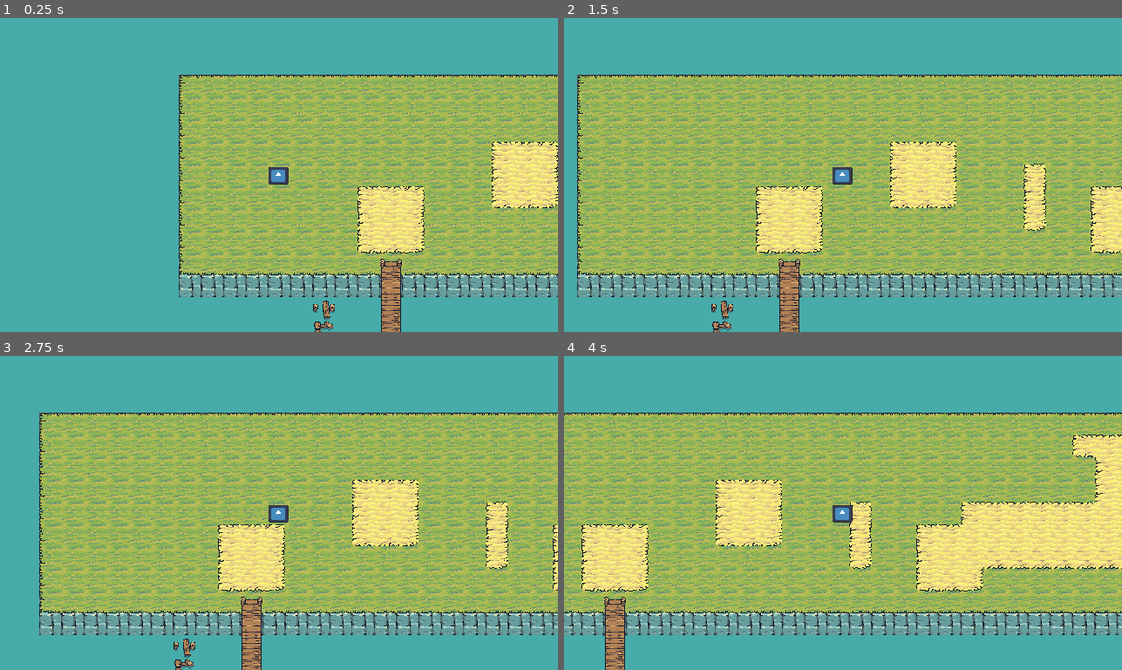
Above: before the commit, frames 1-4 (two rows, left to right).
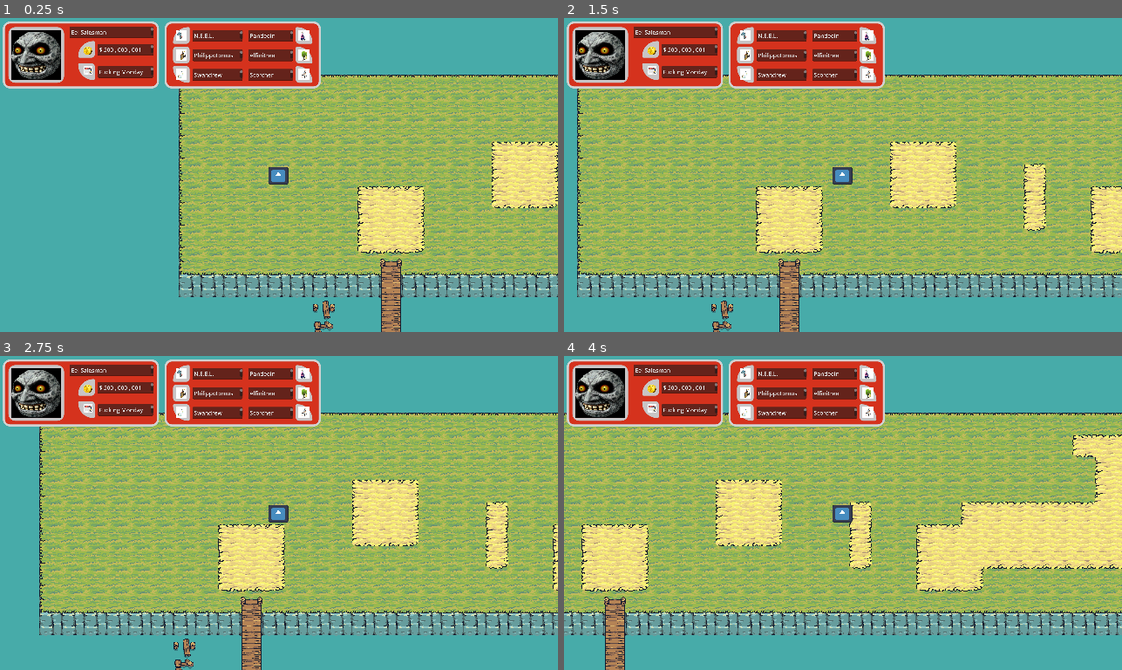
Above: after the commit, the same moments.

Repository: NeilH99/PileOfBones
Game: Godot game, scene res://Scenes/Overworld/tileWorld.tscn
The game is run twice, just before and just after one commit, with the same random seed, the same clock (stepped at 60 frames per second) and the same inputs. The engine's default icon, where the game draws it, is replaced by a stand-in: a white triangle on a blue panel in a dark square.
Inputs:
- Up to frame 1 (0.25 s): no input
- Up to frame 2 (1.5 s): tap Enter (ui_accept) at 0.5, 0.77 s; hold Right (ui_right) from 0.53 s (still down)
- Up to frame 3 (2.75 s): tap Enter (ui_accept) at 1.52 s; release Right (ui_right) at 2.03 s; hold Left (ui_left) from 2.03 s (still down)
- Up to frame 4 (4 s): release Left (ui_left) at 2.78 s; hold Right (ui_right) from 2.78 s (still down); tap Enter (ui_accept) at 3.02, 3.77 s

The runs differ from the first frame. In frame 1, 12% of the frame differs, in the area x 0-58%, y 1-23%; in frame 2, 12%; in frame 3, 12%; in frame 4, 12%.

Commit message:
Added UI + Pokemon  resource files

Diff:
--- /dev/null
+++ b/Assets/Pokemon/alfinitree.tres
@@ -0,0 +1,20 @@
+[gd_resource type="Resource" script_class="Pokemon" load_steps=2 format=3 uid="uid://df3bkr3g8xwxn"]
+
+[ext_resource type="Script" path="res://Pokemon.gd" id="1_w0jsw"]
+
+[resource]
+script = ExtResource("1_w0jsw")
+name = "Alfinitree"
+typeOne = "Psychic"
+typeTwo = "Grass"
+gender = ""
+ability = ""
+nature = ""
+item = ""
+moveset = Array[String](["", "", "", ""])
+hp = 140
+attackPhys = 45
+attackSpec = 65
+defencePhys = 45
+defenceSpec = 65
+speed = 1
--- /dev/null
+++ b/Assets/Pokemon/neel.tres
@@ -0,0 +1,20 @@
+[gd_resource type="Resource" script_class="Pokemon" load_steps=2 format=3 uid="uid://o1vdwdfl638p"]
+
+[ext_resource type="Script" path="res://Pokemon.gd" id="1_f1rwi"]
+
+[resource]
+script = ExtResource("1_f1rwi")
+name = "N.E.E.L."
+typeOne = "Water"
+typeTwo = "Electric"
+gender = ""
+ability = ""
+nature = ""
+item = ""
+moveset = Array[String](["", "", "", ""])
+hp = 70
+attackPhys = 70
+attackSpec = 70
+defencePhys = 70
+defenceSpec = 70
+speed = 70
--- /dev/null
+++ b/Assets/Pokemon/pandeoin.tres
@@ -0,0 +1,20 @@
+[gd_resource type="Resource" script_class="Pokemon" load_steps=2 format=3 uid="uid://bgo8nbboxcgh6"]
+
+[ext_resource type="Script" path="res://Pokemon.gd" id="1_rv83p"]
+
+[resource]
+script = ExtResource("1_rv83p")
+name = "Pandeoin"
+typeOne = "Rock"
+typeTwo = "Ground"
+gender = ""
+ability = ""
+nature = ""
+item = ""
+moveset = Array[String](["", "", "", ""])
+hp = 100
+attackPhys = 37
+attackSpec = 37
+defencePhys = 50
+defenceSpec = 50
+speed = 25
--- /dev/null
+++ b/Assets/Pokemon/philipottomus.tres
@@ -0,0 +1,20 @@
+[gd_resource type="Resource" script_class="Pokemon" load_steps=2 format=3 uid="uid://w3ck4nhyn0h2"]
+
+[ext_resource type="Script" path="res://Pokemon.gd" id="1_e2lvp"]
+
+[resource]
+script = ExtResource("1_e2lvp")
+name = "Philipottomus"
+typeOne = "Water"
+typeTwo = "Ground"
+gender = ""
+ability = ""
+nature = ""
+item = ""
+moveset = Array[String](["", "", "", ""])
+hp = 60
+attackPhys = 85
+attackSpec = 30
+defencePhys = 65
+defenceSpec = 60
+speed = 60
--- /dev/null
+++ b/Assets/Pokemon/quigbat.tres
@@ -0,0 +1,20 @@
+[gd_resource type="Resource" script_class="Pokemon" load_steps=2 format=3 uid="uid://dylnj1387ojww"]
+
+[ext_resource type="Script" path="res://Pokemon.gd" id="1_v37gb"]
+
+[resource]
+script = ExtResource("1_v37gb")
+name = "Quigbat"
+typeOne = "Flying"
+typeTwo = "Fire"
+gender = ""
+ability = ""
+nature = ""
+item = ""
+moveset = Array[String](["", "", "", ""])
+hp = 40
+attackPhys = 85
+attackSpec = 25
+defencePhys = 30
+defenceSpec = 30
+speed = 100
--- /dev/null
+++ b/Assets/Pokemon/raccoonolly.tres
@@ -0,0 +1,20 @@
+[gd_resource type="Resource" script_class="Pokemon" load_steps=2 format=3 uid="uid://tva1uep6hrqw"]
+
+[ext_resource type="Script" path="res://Pokemon.gd" id="1_lvyi3"]
+
+[resource]
+script = ExtResource("1_lvyi3")
+name = "Raccoonolly"
+typeOne = "Fire"
+typeTwo = "Normal"
+gender = ""
+ability = ""
+nature = ""
+item = ""
+moveset = Array[String](["", "", "", ""])
+hp = 65
+attackPhys = 50
+attackSpec = 70
+defencePhys = 40
+defenceSpec = 40
+speed = 40
--- /dev/null
+++ b/Assets/Pokemon/scorcher.tres
@@ -0,0 +1,20 @@
+[gd_resource type="Resource" script_class="Pokemon" load_steps=2 format=3 uid="uid://dr74ga65wdiwy"]
+
+[ext_resource type="Script" path="res://Pokemon.gd" id="1_57e55"]
+
+[resource]
+script = ExtResource("1_57e55")
+name = "Scorcher"
+typeOne = "Fire"
+typeTwo = "Rock"
+gender = ""
+ability = ""
+nature = ""
+item = ""
+moveset = Array[String](["", "", "", ""])
+hp = 70
+attackPhys = 70
+attackSpec = 55
+defencePhys = 40
+defenceSpec = 40
+speed = 10
--- /dev/null
+++ b/Assets/Pokemon/swandrew.tres
@@ -0,0 +1,20 @@
+[gd_resource type="Resource" script_class="Pokemon" load_steps=2 format=3 uid="uid://dwqaw5w8kkcp3"]
+
+[ext_resource type="Script" path="res://Pokemon.gd" id="1_i078m"]
+
+[resource]
+script = ExtResource("1_i078m")
+name = "Swandrew"
+typeOne = "Water"
+typeTwo = "Flying"
+gender = ""
+ability = ""
+nature = ""
+item = ""
+moveset = Array[String](["", "", "", ""])
+hp = 45
+attackPhys = 48
+attackSpec = 50
+defencePhys = 65
+defenceSpec = 64
+speed = 43
--- /dev/null
+++ b/Assets/Pokemon/vegiraffe.tres
@@ -0,0 +1,20 @@
+[gd_resource type="Resource" script_class="Pokemon" load_steps=2 format=3 uid="uid://b7vbrn141nhsu"]
+
+[ext_resource type="Script" path="res://Pokemon.gd" id="1_8b0tg"]
+
+[resource]
+script = ExtResource("1_8b0tg")
+name = "Vegiraffe"
+typeOne = "Grass"
+typeTwo = "Psychic"
+gender = ""
+ability = ""
+nature = ""
+item = ""
+moveset = Array[String](["", "", "", ""])
+hp = 70
+attackPhys = 65
+attackSpec = 65
+defencePhys = 70
+defenceSpec = 25
+speed = 30
--- /dev/null
+++ b/Pokemon.gd
@@ -0,0 +1,18 @@
+extends Resource
+
+class_name Pokemon
+
+@export var name: String
+@export var typeOne: String
+@export var typeTwo: String
+@export var gender: String
+@export var ability: String
+@export var nature: String
+@export var item: String
+@export var moveset: Array[String]
+@export var hp: int
+@export var attackPhys: int
+@export var attackSpec: int
+@export var defencePhys: int
+@export var defenceSpec: int
+@export var speed: int
--- a/Scenes/Overworld/tileWorld.tscn
+++ b/Scenes/Overworld/tileWorld.tscn
@@ -6,6 +6,15 @@
 [ext_resource type="Script" path="res://Player/character_body_2d.gd" id="3_tdpe3"]
 [ext_resource type="Texture2D" uid="uid://djxhrbhobfivp" path="res://Player/icon.svg" id="4_50xdt"]
 [ext_resource type="Texture2D" uid="uid://csx18aasi1dqi" path="res://Assets/Tiny Swords (Update 010)/Terrain/Bridge/Bridge_All.png" id="4_e8q6b"]
+[ext_resource type="Texture2D" uid="uid://bhc03ka3pttow" path="res://Assets/Drawables/Majoras moon.png" id="7_m155t"]
+[ext_resource type="Texture2D" uid="uid://cb60iekbcep6y" path="res://Assets/Drawables/coin.png" id="8_p6apk"]
+[ext_resource type="Texture2D" uid="uid://b8cx714dt1l6m" path="res://Assets/Drawables/time.png" id="9_h5rum"]
+[ext_resource type="Texture2D" uid="uid://d3vniebgosbte" path="res://Assets/Pokemon Images/No Background/neelNB.jpg" id="10_dnp15"]
+[ext_resource type="Texture2D" uid="uid://dgfssxipw6qbi" path="res://Assets/Pokemon Images/No Background/pandeoinNB.JPG" id="11_m1oc4"]
+[ext_resource type="Texture2D" uid="uid://dqn5br68ln3cf" path="res://Assets/Pokemon Images/No Background/alfinitreeNB.jpg" id="12_y84kx"]
+[ext_resource type="Texture2D" uid="uid://1eis57xvdvcs" path="res://Assets/Pokemon Images/No Background/scorcherNB.jpg" id="13_bs8y3"]
+[ext_resource type="Texture2D" uid="uid://cijd5ecqb3bgy" path="res://Assets/Pokemon Images/No Background/swandrewNB.jpg" id="14_etuys"]
+[ext_resource type="Texture2D" uid="uid://bpcep5v22u130" path="res://Assets/Pokemon Images/No Background/philipottomusNB.jpg" id="15_n5u10"]
 
 [sub_resource type="TileMapPattern" id="TileMapPattern_m7546"]
 tile_data = PackedInt32Array(0, 65536, 0, 65536, 65536, 1, 131072, 65536, 1, 196608, 65536, 1, 262144, 65536, 1, 327680 …(1157 unchanged characters)…
@@ -114,6 +123,53 @@
 [sub_resource type="RectangleShape2D" id="RectangleShape2D_5ilvm"]
 size = Vector2(69, 61)
 
+[sub_resource type="StyleBoxFlat" id="StyleBoxFlat_a7jcc"]
+bg_color = Color(0.835294, 0.196078, 0.113725, 1)
+border_width_left = 6
+border_width_top = 6
+border_width_right = 6
+border_width_bottom = 6
+border_color = Color(0.817521, 0.817521, 0.817521, 1)
+corner_radius_top_left = 20
+corner_radius_top_right = 20
+corner_radius_bottom_right = 20
+corner_radius_bottom_left = 20
+
+[sub_resource type="StyleBoxFlat" id="StyleBoxFlat_es8e4"]
+bg_color = Color(0.784783, 0.771285, 0.77466, 1)
+corner_radius_top_left = 20
+corner_radius_top_right = 20
+corner_radius_bottom_right = 20
+corner_radius_bottom_left = 20
+
+[sub_resource type="StyleBoxFlat" id="StyleBoxFlat_6uqee"]
+bg_color = Color(0.784783, 0.771285, 0.77466, 1)
+corner_radius_top_left = 100
+corner_radius_top_right = 10
+corner_radius_bottom_right = 10
+corner_radius_bottom_left = 10
+
+[sub_resource type="StyleBoxFlat" id="StyleBoxFlat_jgv0l"]
+bg_color = Color(0.784783, 0.771285, 0.77466, 1)
+corner_radius_top_left = 10
+corner_radius_top_right = 10
+corner_radius_bottom_right = 10
+corner_radius_bottom_left = 100
+
+[sub_resource type="StyleBoxFlat" id="StyleBoxFlat_1qn22"]
+bg_color = Color(0.784783, 0.771285, 0.77466, 1)
+corner_radius_top_left = 10
+corner_radius_top_right = 100
+corner_radius_bottom_right = 10
+corner_radius_bottom_left = 10
+
+[sub_resource type="StyleBoxFlat" id="StyleBoxFlat_5pf8d"]
+bg_color = Color(0.784783, 0.771285, 0.77466, 1)
+corner_radius_top_left = 10
+corner_radius_top_right = 10
+corner_radius_bottom_right = 10
+corner_radius_bottom_left = 10
+
 [node name="Main" type="Node2D"]
 position = Vector2(320, 320)
 
@@ -162,3 +218,420 @@
 [node name="Camera2D" type="Camera2D" parent="CharacterBody2D"]
 position = Vector2(-32, -32)
 zoom = Vector2(0.2, 0.2)
+
+[node name="UI" type="Control" parent="CharacterBody2D/Camera2D"]
+layout_mode = 3
+anchors_preset = 0
+offset_left = 32.0
+offset_top = 32.0
+offset_right = 72.0
+offset_bottom = 72.0
+
+[node name="PlayerInfoBox" type="Panel" parent="CharacterBody2D/Camera2D/UI"]
+layout_mode = 0
+offset_left = -824.0
+offset_top = -472.0
+offset_right = -376.0
+offset_bottom = -280.0
+theme_override_styles/panel = SubResource("StyleBoxFlat_a7jcc")
+
+[node name="UserFrame" type="Panel" parent="CharacterBody2D/Camera2D/UI/PlayerInfoBox"]
+layout_mode = 1
+anchors_preset = 4
+anchor_top = 0.5
+anchor_bottom = 0.5
+offset_left = 16.0
+offset_top = -80.0
+offset_right = 176.0
+offset_bottom = 80.0
+grow_vertical = 2
+theme_override_styles/panel = SubResource("StyleBoxFlat_es8e4")
+
+[node name="UserPhoto" type="TextureRect" parent="CharacterBody2D/Camera2D/UI/PlayerInfoBox/UserFrame"]
+layout_mode = 1
+anchors_preset = 8
+anchor_left = 0.5
+anchor_top = 0.5
+anchor_right = 0.5
+anchor_bottom = 0.5
+offset_left = -72.0
+offset_top = -72.0
+offset_right = 72.0
+offset_bottom = 72.0
+grow_horizontal = 2
+grow_vertical = 2
+texture = ExtResource("7_m155t")
+expand_mode = 1
+
+[node name="GoldFrame" type="Panel" parent="CharacterBody2D/Camera2D/UI/PlayerInfoBox"]
+layout_mode = 1
+anchors_preset = 4
+anchor_top = 0.5
+anchor_bottom = 0.5
+offset_left = 216.0
+offset_top = -40.0
+offset_right = 264.0
+offset_bottom = 8.0
+grow_vertical = 2
+theme_override_styles/panel = SubResource("StyleBoxFlat_6uqee")
+
+[node name="GoldIcon" type="TextureRect" parent="CharacterBody2D/Camera2D/UI/PlayerInfoBox/GoldFrame"]
+layout_mode = 1
+anchors_preset = 8
+anchor_left = 0.5
+anchor_top = 0.5
+anchor_right = 0.5
+anchor_bottom = 0.5
+offset_left = -8.0
+offset_top = -8.0
+offset_right = 16.0
+offset_bottom = 16.0
+grow_horizontal = 2
+grow_vertical = 2
+texture = ExtResource("8_p6apk")
+expand_mode = 1
+
+[node name="CalendarFrame" type="Panel" parent="CharacterBody2D/Camera2D/UI/PlayerInfoBox"]
+layout_mode = 1
+anchors_preset = 4
+anchor_top = 0.5
+anchor_bottom = 0.5
+offset_left = 216.0
+offset_top = 24.0
+offset_right = 264.0
+offset_bottom = 72.0
+grow_vertical = 2
+theme_override_styles/panel = SubResource("StyleBoxFlat_jgv0l")
+
+[node name="CalendarIcon" type="TextureRect" parent="CharacterBody2D/Camera2D/UI/PlayerInfoBox/CalendarFrame"]
+layout_mode = 1
+anchors_preset = 8
+anchor_left = 0.5
+anchor_top = 0.5
+anchor_right = 0.5
+anchor_bottom = 0.5
+offset_left = -8.0
+offset_top = -16.0
+offset_right = 16.0
+offset_bottom = 8.0
+grow_horizontal = 2
+grow_vertical = 2
+texture = ExtResource("9_h5rum")
+expand_mode = 1
+
+[node name="UserName" type="TextEdit" parent="CharacterBody2D/Camera2D/UI/PlayerInfoBox"]
+layout_mode = 1
+anchors_preset = 6
+anchor_left = 1.0
+anchor_top = 0.5
+anchor_right = 1.0
+anchor_bottom = 0.5
+offset_left = -256.0
+offset_top = -82.0
+offset_right = -16.0
+offset_bottom = -48.0
+grow_horizontal = 0
+grow_vertical = 2
+text = "Eel Salesman"
+
+[node name="GoldValue" type="TextEdit" parent="CharacterBody2D/Camera2D/UI/PlayerInfoBox"]
+layout_mode = 1
+anchors_preset = 6
+anchor_left = 1.0
+anchor_top = 0.5
+anchor_right = 1.0
+anchor_bottom = 0.5
+offset_left = -176.0
+offset_top = -32.0
+offset_right = -16.0
+offset_bottom = 2.0
+grow_horizontal = 0
+grow_vertical = 2
+text = "$ 500 , 000 , 001"
+
+[node name="CalendarDate" type="TextEdit" parent="CharacterBody2D/Camera2D/UI/PlayerInfoBox"]
+layout_mode = 1
+anchors_preset = 6
+anchor_left = 1.0
+anchor_top = 0.5
+anchor_right = 1.0
+anchor_bottom = 0.5
+offset_left = -176.0
+offset_top = 32.0
+offset_right = -16.0
+offset_bottom = 66.0
+grow_horizontal = 0
+grow_vertical = 2
+text = "Fucking Monday"
+
+[node name="PlayerPartyBox" type="Panel" parent="CharacterBody2D/Camera2D/UI"]
+layout_mode = 0
+offset_left = -360.0
+offset_top = -472.0
+offset_right = 88.0
+offset_bottom = -280.0
+theme_override_styles/panel = SubResource("StyleBoxFlat_a7jcc")
+
+[node name="SlotOneFrame" type="Panel" parent="CharacterBody2D/Camera2D/UI/PlayerPartyBox"]
+layout_mode = 1
+anchors_preset = 4
+anchor_top = 0.5
+anchor_bottom = 0.5
+offset_left = 24.0
+offset_top = -80.0
+offset_right = 72.0
+offset_bottom = -32.0
+grow_vertical = 2
+theme_override_styles/panel = SubResource("StyleBoxFlat_6uqee")
+
+[node name="SlotOneIcon" type="TextureRect" parent="CharacterBody2D/Camera2D/UI/PlayerPartyBox/SlotOneFrame"]
+layout_mode = 1
+anchors_preset = 8
+anchor_left = 0.5
+anchor_top = 0.5
+anchor_right = 0.5
+anchor_bottom = 0.5
+offset_left = -16.0
+offset_top = -16.0
+offset_right = 16.0
+offset_bottom = 16.0
+grow_horizontal = 2
+grow_vertical = 2
+texture = ExtResource("10_dnp15")
+expand_mode = 1
+
+[node name="SlotOneName" type="TextEdit" parent="CharacterBody2D/Camera2D/UI/PlayerPartyBox/SlotOneFrame"]
+layout_mode = 1
+anchors_preset = 6
+anchor_left = 1.0
+anchor_top = 0.5
+anchor_right = 1.0
+anchor_bottom = 0.5
+offset_left = 8.0
+offset_top = -16.0
+offset_right = 152.0
+offset_bottom = 18.0
+grow_horizontal = 0
+grow_vertical = 2
+text = "N.E.E.L.
+"
+
+[node name="SlotFourFrame" type="Panel" parent="CharacterBody2D/Camera2D/UI/PlayerPartyBox"]
+layout_mode = 1
+anchors_preset = 4
+anchor_top = 0.5
+anchor_bottom = 0.5
+offset_left = 376.0
+offset_top = -80.0
+offset_right = 424.0
+offset_bottom = -32.0
+grow_vertical = 2
+theme_override_styles/panel = SubResource("StyleBoxFlat_1qn22")
+
+[node name="SlotFourIcon" type="TextureRect" parent="CharacterBody2D/Camera2D/UI/PlayerPartyBox/SlotFourFrame"]
+layout_mode = 1
+anchors_preset = 8
+anchor_left = 0.5
+anchor_top = 0.5
+anchor_right = 0.5
+anchor_bottom = 0.5
+offset_left = -16.0
+offset_top = -16.0
+offset_right = 16.0
+offset_bottom = 16.0
+grow_horizontal = 2
+grow_vertical = 2
+texture = ExtResource("11_m1oc4")
+expand_mode = 1
+
+[node name="SlotFourName" type="TextEdit" parent="CharacterBody2D/Camera2D/UI/PlayerPartyBox/SlotFourFrame"]
+layout_mode = 1
+anchors_preset = 6
+anchor_left = 1.0
+anchor_top = 0.5
+anchor_right = 1.0
+anchor_bottom = 0.5
+offset_left = -184.0
+offset_top = -16.0
+offset_right = -56.0
+offset_bottom = 18.0
+grow_horizontal = 0
+grow_vertical = 2
+text = "Pandeoin
+"
+
+[node name="SlotFiveFrame" type="Panel" parent="CharacterBody2D/Camera2D/UI/PlayerPartyBox"]
+layout_mode = 1
+anchors_preset = 4
+anchor_top = 0.5
+anchor_bottom = 0.5
+offset_left = 376.0
+offset_top = -24.0
+offset_right = 424.0
+offset_bottom = 24.0
+grow_vertical = 2
+theme_override_styles/panel = SubResource("StyleBoxFlat_1qn22")
+
+[node name="SlotFiveIcon" type="TextureRect" parent="CharacterBody2D/Camera2D/UI/PlayerPartyBox/SlotFiveFrame"]
+layout_mode = 1
+anchors_preset = 8
+anchor_left = 0.5
+anchor_top = 0.5
+anchor_right = 0.5
+anchor_bottom = 0.5
+offset_left = -16.0
+offset_top = -16.0
+offset_right = 16.0
+offset_bottom = 16.0
+grow_horizontal = 2
+grow_vertical = 2
+texture = ExtResource("12_y84kx")
+expand_mode = 1
+
+[node name="SlotFiveName" type="TextEdit" parent="CharacterBody2D/Camera2D/UI/PlayerPartyBox/SlotFiveFrame"]
+layout_mode = 1
+anchors_preset = 6
+anchor_left = 1.0
+anchor_top = 0.5
+anchor_right = 1.0
+anchor_bottom = 0.5
+offset_left = -184.0
+offset_top = -16.0
+offset_right = -56.0
+offset_bottom = 18.0
+grow_horizontal = 0
+grow_vertical = 2
+text = "Alfinitree
+
+"
+
+[node name="SlotSixFrame" type="Panel" parent="CharacterBody2D/Camera2D/UI/PlayerPartyBox"]
+layout_mode = 1
+anchors_preset = 4
+anchor_top = 0.5
+anchor_bottom = 0.5
+offset_left = 376.0
+offset_top = 32.0
+offset_right = 424.0
+offset_bottom = 80.0
+grow_vertical = 2
+theme_override_styles/panel = SubResource("StyleBoxFlat_1qn22")
+
+[node name="SlotSixIcon" type="TextureRect" parent="CharacterBody2D/Camera2D/UI/PlayerPartyBox/SlotSixFrame"]
+layout_mode = 1
+anchors_preset = 8
+anchor_left = 0.5
+anchor_top = 0.5
+anchor_right = 0.5
+anchor_bottom = 0.5
+offset_left = -16.0
+offset_top = -16.0
+offset_right = 16.0
+offset_bottom = 16.0
+grow_horizontal = 2
+grow_vertical = 2
+texture = ExtResource("13_bs8y3")
+expand_mode = 1
+
+[node name="SlotSixName" type="TextEdit" parent="CharacterBody2D/Camera2D/UI/PlayerPartyBox/SlotSixFrame"]
+layout_mode = 1
+anchors_preset = 6
+anchor_left = 1.0
+anchor_top = 0.5
+anchor_right = 1.0
+anchor_bottom = 0.5
+offset_left = -184.0
+offset_top = -16.0
+offset_right = -56.0
+offset_bottom = 18.0
+grow_horizontal = 0
+grow_vertical = 2
+text = "Scorcher
+
+"
+
+[node name="SlotThreeFrame" type="Panel" parent="CharacterBody2D/Camera2D/UI/PlayerPartyBox"]
+layout_mode = 1
+anchors_preset = 4
+anchor_top = 0.5
+anchor_bottom = 0.5
+offset_left = 24.0
+offset_top = 32.0
+offset_right = 72.0
+offset_bottom = 80.0
+grow_vertical = 2
+theme_override_styles/panel = SubResource("StyleBoxFlat_jgv0l")
+
+[node name="SlotThreeIcon" type="TextureRect" parent="CharacterBody2D/Camera2D/UI/PlayerPartyBox/SlotThreeFrame"]
+layout_mode = 1
+anchors_preset = 8
+anchor_left = 0.5
+anchor_top = 0.5
+anchor_right = 0.5
+anchor_bottom = 0.5
+offset_left = -16.0
+offset_top = -16.0
+offset_right = 16.0
+offset_bottom = 16.0
+grow_horizontal = 2
+grow_vertical = 2
+texture = ExtResource("14_etuys")
+expand_mode = 1
+
+[node name="SlotThreeName" type="TextEdit" parent="CharacterBody2D/Camera2D/UI/PlayerPartyBox/SlotThreeFrame"]
+layout_mode = 1
+anchors_preset = 6
+anchor_left = 1.0
+anchor_top = 0.5
+anchor_right = 1.0
+anchor_bottom = 0.5
+offset_left = 8.0
+offset_top = -16.0
+offset_right = 152.0
+offset_bottom = 18.0
+grow_horizontal = 0
+grow_vertical = 2
+text = "Swandrew"
+
+[node name="SlotTwoFrame" type="Panel" parent="CharacterBody2D/Camera2D/UI/PlayerPartyBox"]
+layout_mode = 1
+anchors_preset = 4
+anchor_top = 0.5
+anchor_bottom = 0.5
+offset_left = 24.0
+offset_top = -24.0
+offset_right = 72.0
+offset_bottom = 24.0
+grow_vertical = 2
+theme_override_styles/panel = SubResource("StyleBoxFlat_5pf8d")
+
+[node name="SlotTwoIcon" type="TextureRect" parent="CharacterBody2D/Camera2D/UI/PlayerPartyBox/SlotTwoFrame"]
+layout_mode = 1
+anchors_preset = 8
+anchor_left = 0.5
+anchor_top = 0.5
+anchor_right = 0.5
+anchor_bottom = 0.5
+offset_left = -16.0
+offset_top = -16.0
+offset_right = 16.0
+offset_bottom = 16.0
+grow_horizontal = 2
+grow_vertical = 2
+texture = ExtResource("15_n5u10")
+expand_mode = 1
+
+[node name="SlotTwoName" type="TextEdit" parent="CharacterBody2D/Camera2D/UI/PlayerPartyBox/SlotTwoFrame"]
+layout_mode = 1
+anchors_preset = 6
+anchor_left = 1.0
+anchor_top = 0.5
+anchor_right = 1.0
+anchor_bottom = 0.5
+offset_left = 8.0
+offset_top = -16.0
+offset_right = 152.0
+offset_bottom = 18.0
+grow_horizontal = 0
+grow_vertical = 2
+text = "Philippotomus"
Binary file added: Assets/Drawables/Majoras moon.png
Not shown, added: Assets/Drawables/Majoras moon.png.import
Binary file added: Assets/Drawables/coin.png
Not shown, added: Assets/Drawables/coin.png.import
Binary file added: Assets/Drawables/time.png
Not shown, added: Assets/Drawables/time.png.import
Not shown: 1 places in Scenes/Overworld/tileWorld.tscn that only renumber resources
Not shown, changed: TODO LIST.txt
